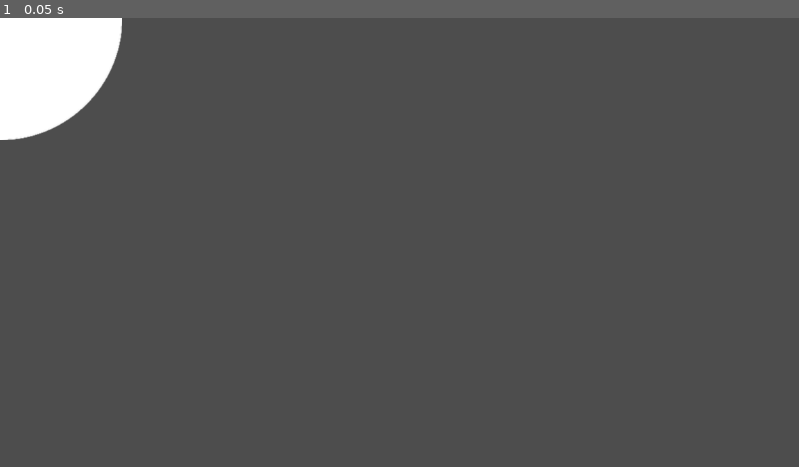
Above: before the commit, frame 1.
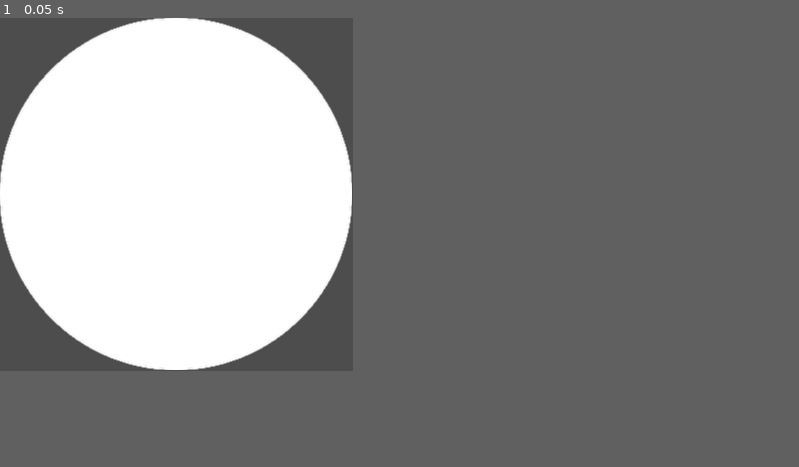
Above: after the commit, the same moment.

Repository: SpieleentwicklungBodensee/tonstudio_discoball
Game: Godot game, scene res://main.tscn
The game is run twice, just before and just after one commit, with the same random seed, the same clock (stepped at 60 frames per second) and the same inputs.
Inputs:
- Up to frame 1 (0.05 s): no input
In our replay, the window is 799x449 before the commit and 353x353 after it. These sizes can differ from the game's own. Grey fills any space a smaller window leaves; there, only what the larger window draws over its background counts as a difference.

The runs differ from the first frame. In frame 1, 28% of the frame differs, in the area x 0-45%, y 0-79%.

Commit message:
window size = white circle

Diff:
--- a/main.tscn
+++ b/main.tscn
@@ -5,4 +5,9 @@
 [node name="App" type="Node2D"]
 
 [node name="Circle" type="Sprite2D" parent="."]
+position = Vector2(176, 176)
 texture = ExtResource("1_jr8cc")
+
+[node name="Camera2D" type="Camera2D" parent="."]
+scale = Vector2(0.953139, 0.994467)
+anchor_mode = 0
--- a/project.godot
+++ b/project.godot
@@ -14,6 +14,11 @@
 run/main_scene="res://main.tscn"
 config/features=PackedStringArray("4.2", "Forward Plus")
 
+[display]
+
+window/size/viewport_width=353
+window/size/viewport_height=353
+
 [dotnet]
 
 project/assembly_name="Tonstudio Discoball"
